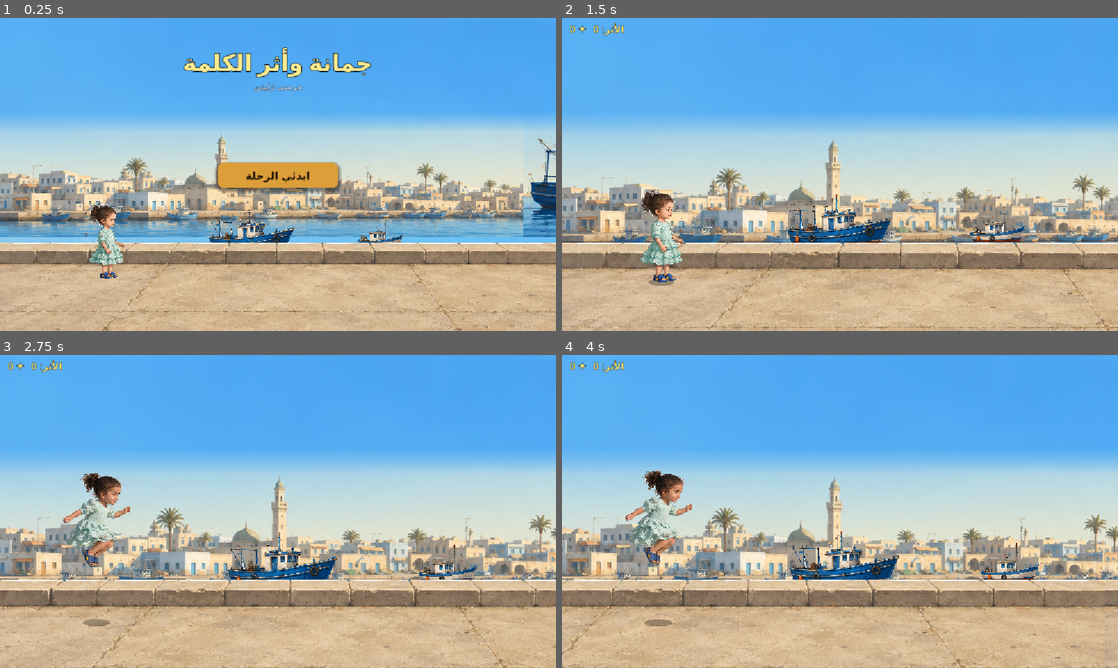
Above: before the commit, frames 1-4 (two rows, left to right).
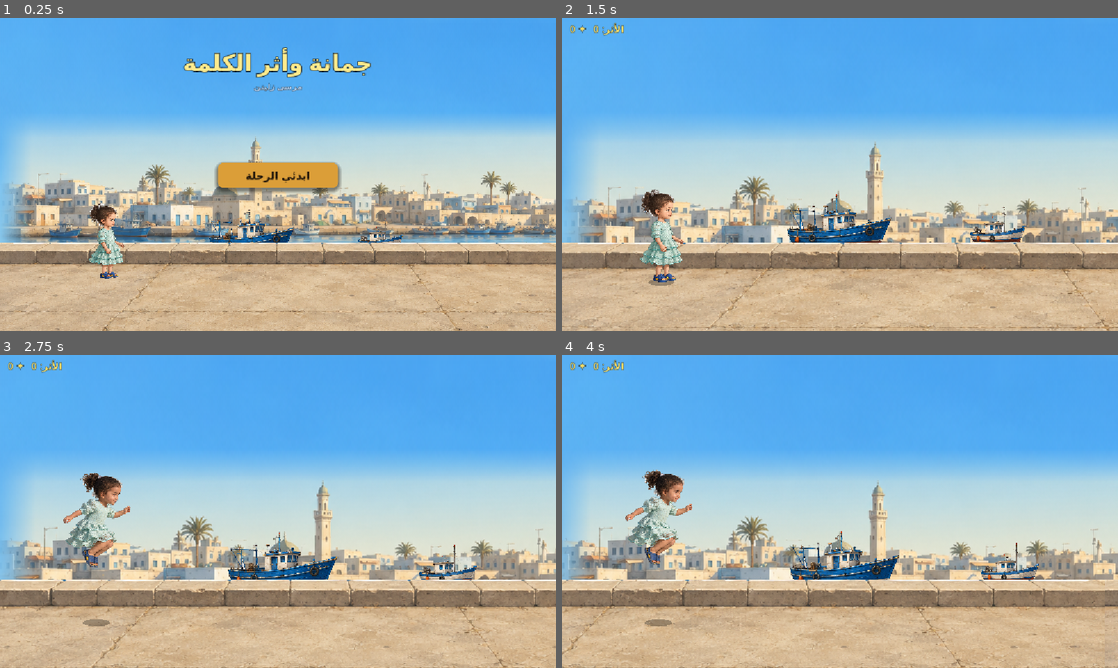
Above: after the commit, the same moments.

Repository: HamzaJwan/Ali-s-Runner
Game: Godot game, scene res://scenes/level2/Level2_Marsa_Playable.tscn
Same seed, same stepped clock (60 frames per second), same inputs: the game is played once before the commit and once after it. This scene is started directly instead of the project's main scene.
Inputs (mouse positions are in pixels of both pictures, inside the frame that each line leads up to):
- Up to frame 1 (0.25 s): no input
- Up to frame 2 (1.5 s): click "ابدئي الرحلة" at 0.5 s; tap Enter (ui_accept) at 1.25 s; move the mouse to (962, 158) at 1.27 s; click (962, 158) at 1.42 s
- Up to frame 3 (2.75 s): tap Enter (ui_accept) at 1.52, 2.27 s; move the mouse to (166, 527) at 2.02 s; click (166, 527) at 2.17 s
- Up to frame 4 (4 s): move the mouse to (895, 442) at 2.77 s; click (895, 442) at 2.92 s; move the mouse to (812, 574) at 3.52 s; click (812, 574) at 3.67 s; tap Enter (ui_accept) at 3.77 s

The runs differ from the first frame. In frame 1, 18% of the frame differs, in the area x 0-100%, y 32-72%; in frame 2, 14%; in frame 3, 13%; in frame 4, 13%.

Commit message:
level2: edge-fade shader hides panorama seam — overlapping copies blend at join

Diff:
--- /dev/null
+++ b/assets/level2/marsa/shaders/pano_edge_fade.gdshader
@@ -0,0 +1,26 @@
+// pano_edge_fade.gdshader
+// Fades the panorama sprite at left, right, and top edges.
+// Left+right fades: when two copies overlap at the join, their fading edges
+// blend together so the seam between copy A and copy B disappears.
+// Top fade: blends panorama top into the sky layer above.
+shader_type canvas_item;
+
+uniform float fade_left  : hint_range(0.0, 300.0) = 140.0;
+uniform float fade_right : hint_range(0.0, 300.0) = 140.0;
+uniform float fade_top   : hint_range(0.0, 120.0) = 45.0;
+
+void fragment() {
+	vec4 col  = texture(TEXTURE, UV);
+	float w   = 1.0 / TEXTURE_PIXEL_SIZE.x;
+	float h   = 1.0 / TEXTURE_PIXEL_SIZE.y;
+	float x   = UV.x * w;
+	float y   = UV.y * h;
+
+	float a_l = clamp(x              / max(fade_left,  1.0), 0.0, 1.0);
+	float a_r = clamp((w - x)        / max(fade_right, 1.0), 0.0, 1.0);
+	float a_t = clamp(y              / max(fade_top,   1.0), 0.0, 1.0);
+
+	// Combine: left and right multiply so they both must be full for center to be opaque.
+	// Top fade stacked on top of that.
+	COLOR = vec4(col.rgb, col.a * a_l * a_r * a_t);
+}
--- a/scripts/level2/level2_marsa_playable.gd
+++ b/scripts/level2/level2_marsa_playable.gd
@@ -367,7 +367,7 @@
 	_harbor_reveal_active = false
 	_gnd_a_x = 0.0;   _gnd_b_x = VIEW_W
 	_boats_a_x = 0.0; _boats_b_x = VIEW_W
-	_bldg_a_x = 0.0;  _bldg_b_x = _pano_w
+	_bldg_a_x = 0.0;  _bldg_b_x = maxf(_pano_w, VIEW_W)
 	boats_layer.visible = false
 	game_over = false
 	ending_active = false
@@ -1266,26 +1266,36 @@
 
 
 func _build_merged_panorama() -> void:
-	## Load merged.png (buildings+boats panorama) and replace the buildings layer
-	## sprites with two side-by-side copies of the panorama for seamless scrolling.
-	## The panorama is 2203×253px. Scale it so height = 260 world units (fills harbor zone).
+	## Load merged.png and set up TWO overlapping copies with edge-fade shader.
+	## The fade on left+right edges of each copy blends them at the join point,
+	## eliminating the visible seam in the loop.
+	##
+	## Scale: height → 300 world units gives width ≈ IMAGE_W/IMAGE_H × 300.
+	## For 2172×724: width ≈ 300 × (2172/724) = 900 world units (covers viewport).
+	## Overlap: 65 world units — the copies overlap by this amount at the join.
+	##   Fade in texture pixels = overlap / scale ≈ 65 / 0.414 ≈ 157 px per edge.
 	var tex := load(L2_MANIFEST.BG_MERGED) as Texture2D
 	if tex == null:
 		push_warning("[L2 pano] merged.png not found — keeping buildings from env_visual")
 		return
 
-	# Remove env_visual sprites from buildings layer (they loaded bg_harbor_buildings.png).
 	for child in buildings_layer.get_children():
 		child.queue_free()
 
-	# Scale uniformly so the panorama is 260 world units tall.
-	var s := 260.0 / float(tex.get_height())
-	_pano_w = float(tex.get_width()) * s   # panorama world width per copy
+	# Scale so height = 300 world units (width follows aspect ratio).
+	var s := 300.0 / float(tex.get_height())
+	_pano_w = float(tex.get_width()) * s    # full world width of one copy
+
+	# Overlap zone where copy A fades out and copy B fades in.
+	const PANO_OVERLAP := 65.0              # world units of cross-fade at join
+	var pano_step := _pano_w - PANO_OVERLAP # effective spacing between copies
+
 	_bldg_a_x = 0.0
-	_bldg_b_x = _pano_w   # second copy starts where first ends
-
-	# Top-fade shader to blend panorama top into the sky seamlessly.
-	var fade_sh := load("res://assets/level2/marsa/shaders/bg_top_fade.gdshader") as Shader
+	_bldg_b_x = pano_step                   # copy B already overlapping copy A's end
+
+	# Edge+top fade shader — hides seam between copies.
+	var fade_sh := load("res://assets/level2/marsa/shaders/pano_edge_fade.gdshader") as Shader
+	var fade_px := PANO_OVERLAP / s         # convert overlap world units → texture pixels
 
 	for i in 2:
 		var spr := Sprite2D.new()
@@ -1293,16 +1303,22 @@
 		spr.texture = tex
 		spr.centered = false
 		spr.scale = Vector2(s, s)
-		spr.position = Vector2(float(i) * _pano_w, 0.0)
+		spr.position = Vector2(float(i) * pano_step, 0.0)
 		if fade_sh != null:
 			var mat := ShaderMaterial.new()
 			mat.shader = fade_sh
-			mat.set_shader_parameter("fade_px", 40.0)
+			mat.set_shader_parameter("fade_left",  fade_px)
+			mat.set_shader_parameter("fade_right", fade_px)
+			mat.set_shader_parameter("fade_top",   45.0)
 			spr.material = mat
 		buildings_layer.add_child(spr)
 		_pano_sprites.append(spr)
 
-	print("[L2 pano] merged panorama ready: pano_w=%.0f world_units" % _pano_w)
+	# Store pano_step for the wrap logic (it uses pano_w - overlap, not pano_w).
+	_pano_w = pano_step   # overwrite with effective step so wrap logic is simple
+
+	print("[L2 pano] loaded: scale=%.3f w=%.0f overlap=%.0f fade_px=%.0f" %
+		[s, float(tex.get_width()) * s, PANO_OVERLAP, fade_px])
 
 
 func _build_pier() -> void:
